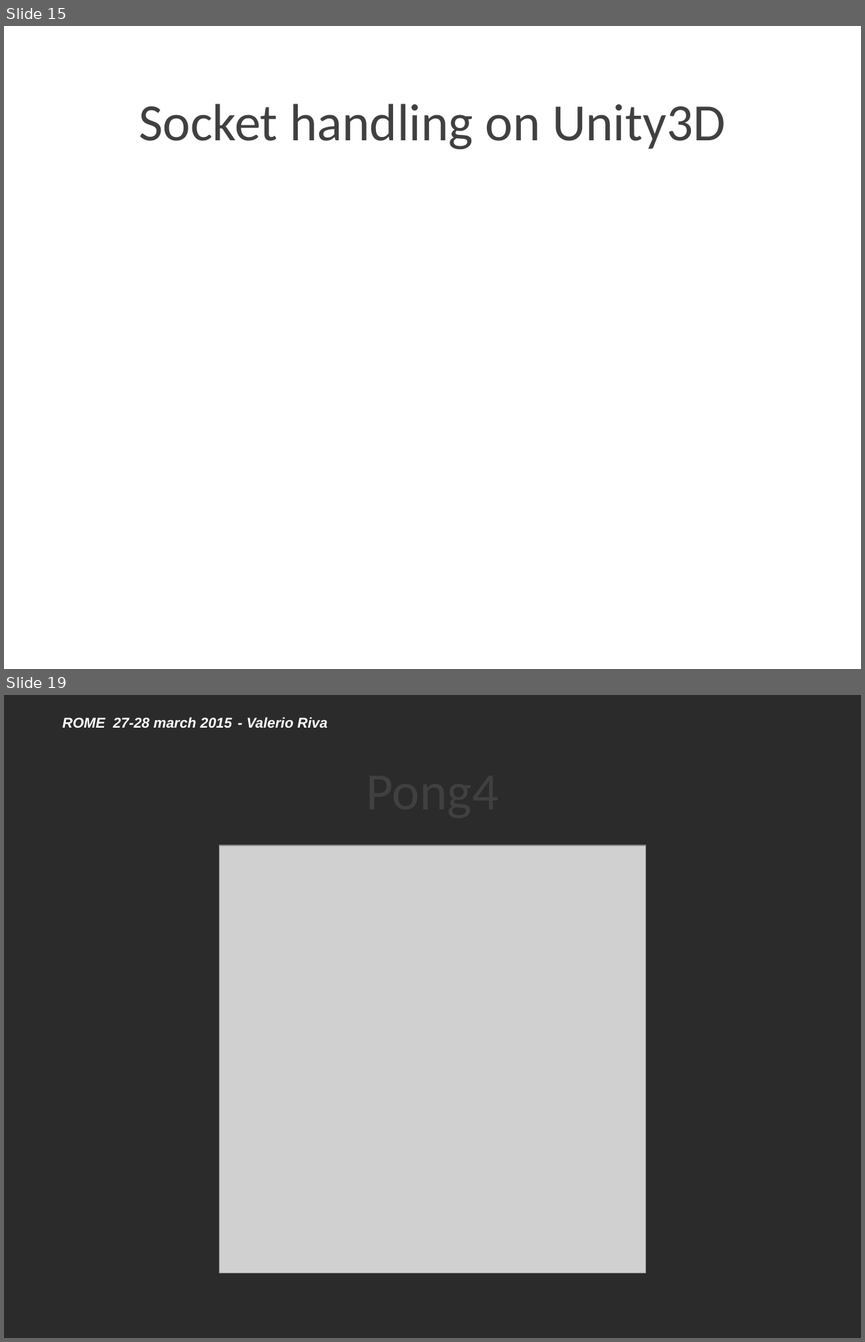
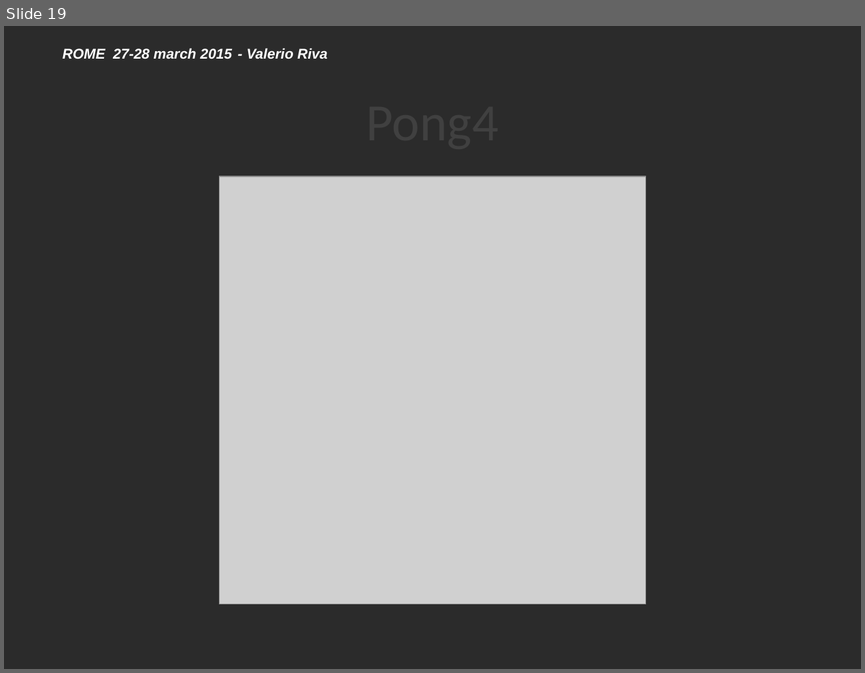
Before and after one commit to Lotti/codemotion2015, a slide deck: slides/slides.pptx. Shown one above the other, each under a label of ours: slides 15 and 19 before the commit, slide 19 after it; the slides between them are not shown. The pictures are 865x1342 and 865x673 pixels, drawn with LibreOffice and Linux fonts; fonts in the diff are those of the drawing; grey boxes stand for pictures; background and template pictures are left out; a plain dark background stands for a picture behind light text. Boxes give left, top, right and bottom in pixels: in the first picture for what was removed or moved away, otherwise in the second. Text is boxed around its words. In the diff, an @@ line names an element or a change of style, - is before the commit and + after.

```diff
--- a/slides/slides.pptx
+++ b/slides/slides.pptx
@@ slide 15 removed at box(4, 26, 861, 669), background picture (left out); not listed: 2 template elements that a slide beside it also shows @@
@@ title removed at box(139, 104, 725, 150) @@
-Socket handling on Unity3D
```
Also in this commit, not shown: 15 slides changed.
